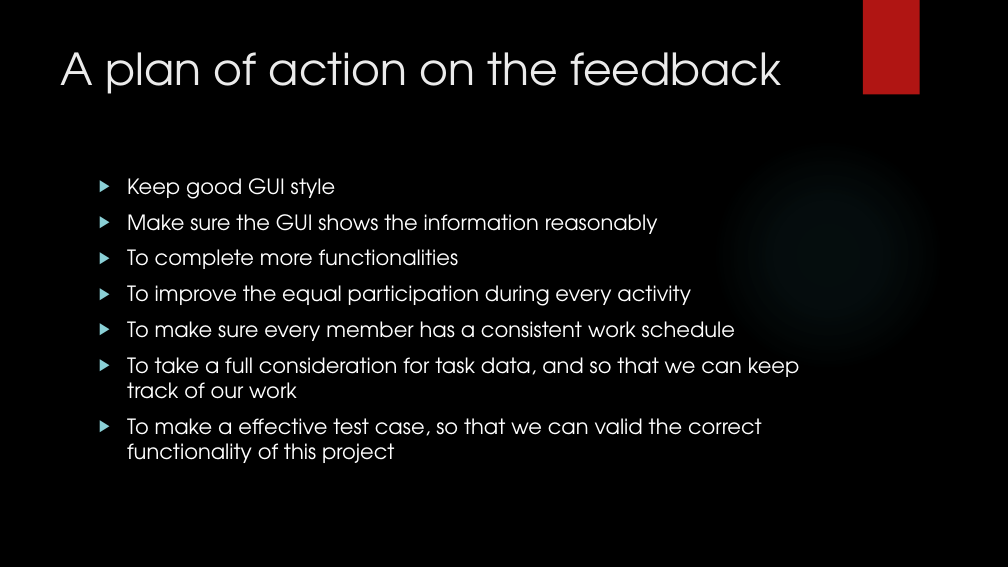
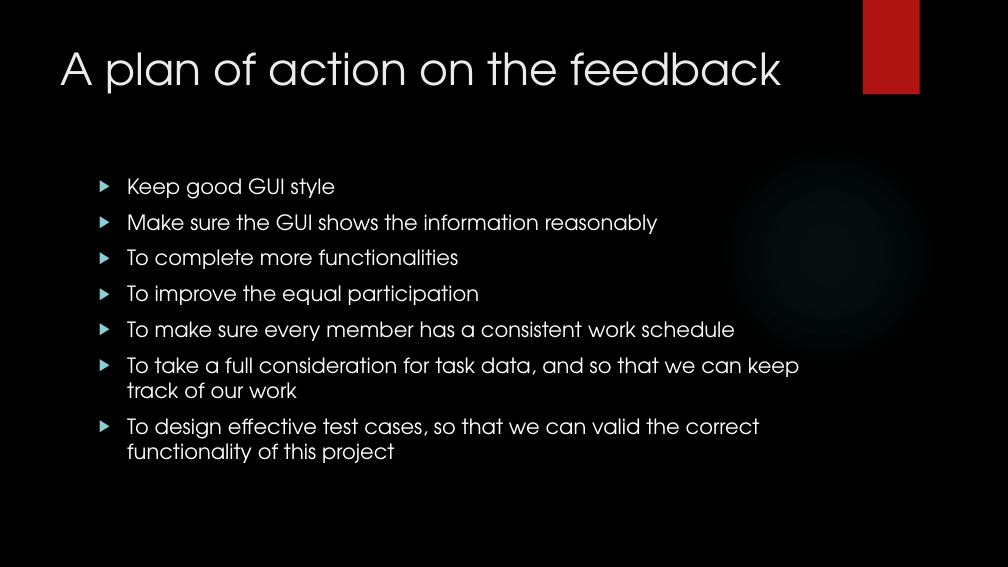
Before and after one commit to 2012215434/CS744, a slide deck: slide 3 of documents/second_presentation.pptx. Drawn at 1008x567 pixels with LibreOffice and Linux fonts; fonts in the diff are those of the drawing; background and template pictures are left out. Boxes give left, top, right and bottom in pixels: in the first picture for what was removed or moved away, otherwise in the second. Text is boxed around its words. In the diff, an @@ line names an element or a change of style, - is before the commit and + after.

```diff
--- a/documents/second_presentation.pptx
+++ b/documents/second_presentation.pptx
@@ text at (x1=127, y1=285, x2=479, y2=305): text changed @@
-▶ To improve the equal participation during every activity
+▶ To improve the equal participation
@@ text at (x1=127, y1=418, x2=760, y2=463): text changed @@
-▶ To make a effective test case, so that we can valid the correct functionality of this project
+▶ To design effective test cases, so that we can valid the correct functionality of this project
```
Also in this commit, not shown: 2 other slides changed, 1 other file.
